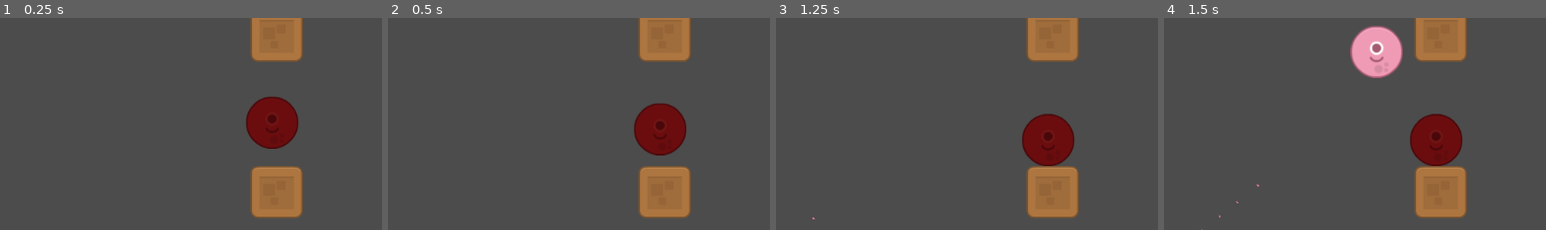
Above: before the commit, frames 1-4 (left to right).
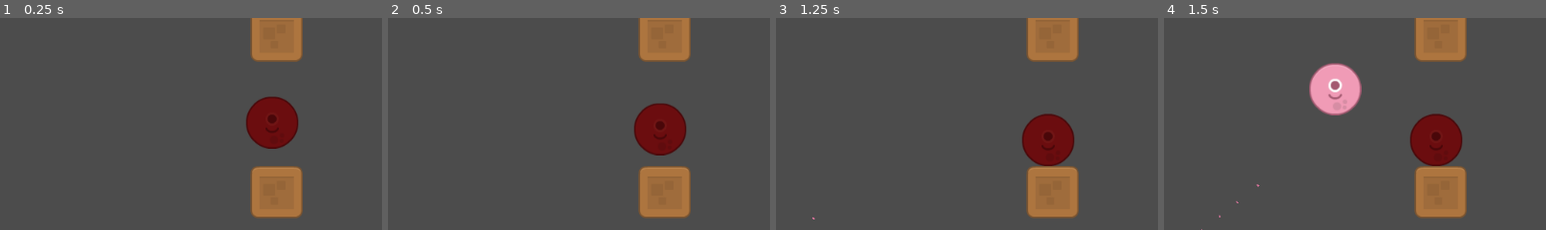
Above: after the commit, the same moments.

Repository: bsu-cs315/P1-kmahfouz
Game: Godot game, scene res://Level.tscn
Same seed, same stepped clock (60 frames per second), same inputs: the game is played once before the commit and once after it.
Inputs:
- Up to frame 1 (0.25 s): no input
- Up to frame 2 (0.5 s): no input
- Up to frame 3 (1.25 s): hold Up (Angle up) from 0.53 s (still down); hold Space (Launch) from 0.53 s (still down)
- Up to frame 4 (1.5 s): release Up (Angle up) at 1.28 s; release Space (Launch) at 1.28 s; hold S (Angle down) from 1.28 s (still down); tap Space (Launch) at 1.35 s
The pictures show only the part of the screen within x 8-58%, y 15-64%; the shares and areas given below are measured in that part.

Frames 1-3 are identical in both runs. In frame 4, 5.4% of the frame differs, in the area x 38-63%, y 3-46%.

Commit message:
Clamp ball shot strength

Diff:
--- a/AimParticles.gd
+++ b/AimParticles.gd
@@ -1,10 +1,8 @@
 extends CPUParticles2D
 
 
-# Declare member variables here. Examples:
-# var a: int = 2
-# var b: String = "text"
-
+var defaultGrav = 200
+var gravModifier = 20
 
 # Called when the node enters the scene tree for the first time.
 func _ready() -> void:
@@ -15,6 +13,6 @@
 func _process(delta: float) -> void:
 	rotation_degrees = $"../Ball".angle - 90
 	if Input.is_action_pressed("Launch"):
-		gravity.y += 20
+		gravity.y += gravModifier
 	else:
-		gravity.y = 200
+		gravity.y = defaultGrav
--- a/Ball.gd
+++ b/Ball.gd
@@ -13,7 +13,7 @@
 # warning-ignore:unused_argument
 
 func _process(delta):
-	var direction = Vector2(1,0).rotated(clamp(deg2rad(angle), deg2rad(maxAngle), deg2rad(minAngle)))
+	var direction = Vector2(1,0).rotated(deg2rad(angle))
 	if counter > 4:
 		shotStrength = 0
 	elif Input.is_action_pressed("Launch"):
@@ -22,9 +22,10 @@
 	elif Input.is_action_just_released("Launch"):
 		var velocity = direction * shotStrength
 		apply_impulse(Vector2.ZERO, velocity)
+		shotStrength = 0
 		counter += 1
 		$AudioStreamPlayer2D.play()
-	elif Input.is_action_pressed("Angle down") && angle < 0:
+	elif Input.is_action_pressed("Angle down") and angle < 0:
 		angle += 1
 		print(angle)
 	elif Input.is_action_pressed("Angle up") && angle > -90:
